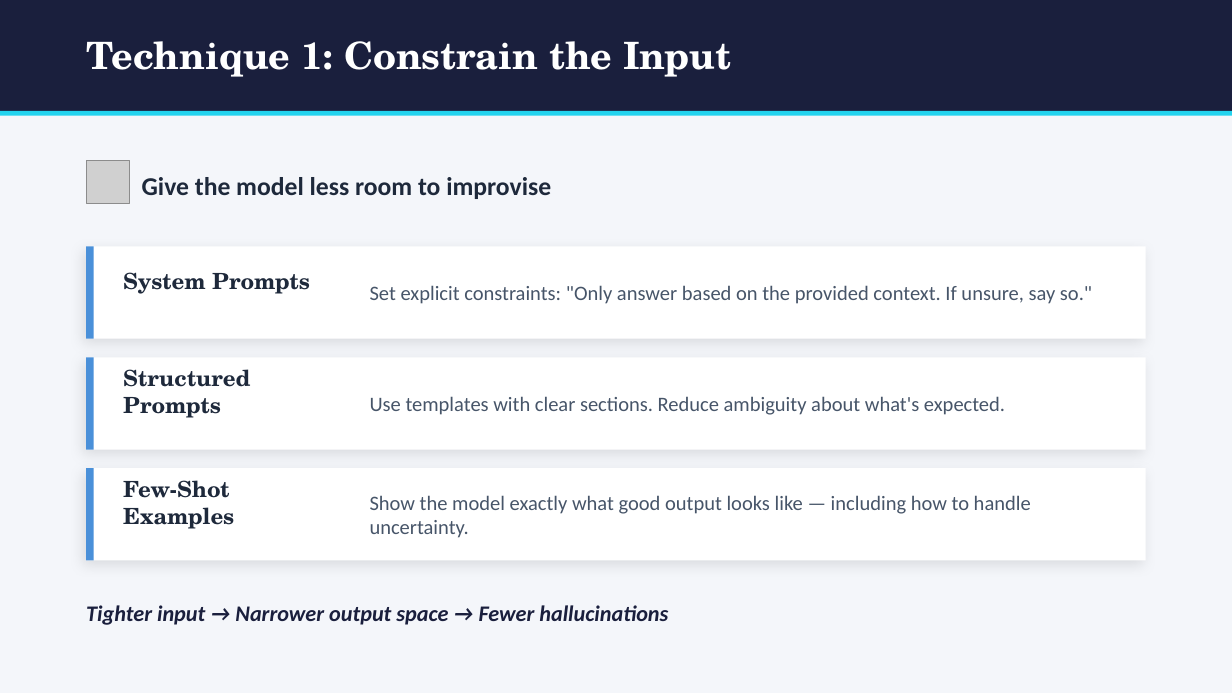
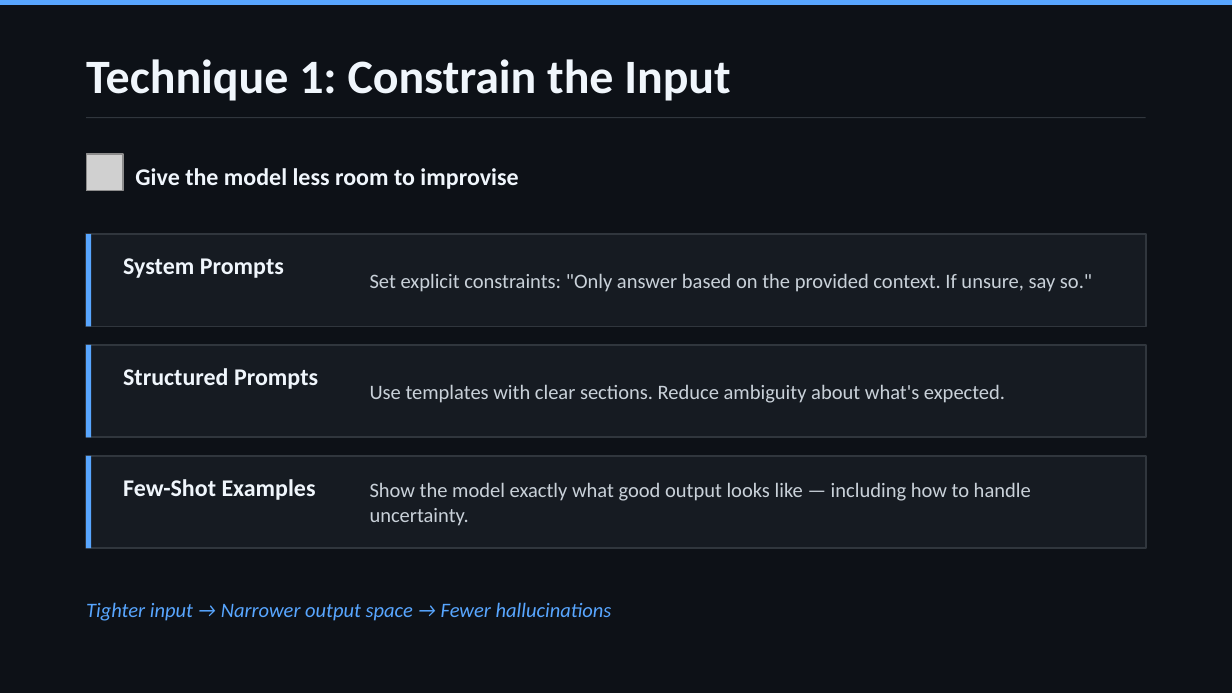
Before and after one commit to SteveHoggNZ/kb, a slide deck: slide 10 of trusting-ai-output.pptx. Drawn at 1232x693 pixels with LibreOffice and Linux fonts; fonts in the diff are those of the drawing; grey boxes stand for pictures. Boxes give left, top, right and bottom in pixels: in the first picture for what was removed or moved away, otherwise in the second. Text is boxed around its words. In the diff, an @@ line names an element or a change of style, - is before the commit and + after.

```diff
--- a/trusting-ai-output.pptx
+++ b/trusting-ai-output.pptx
@@ background #F4F6FA to #0D1117 @@
@@ rectangle: place and size @@
-rectangle at [0,0,1232,111]
+rectangle at [0,0,1232,5]
@@ rectangle at [0,0,1232,5]: fill #1A1F3D to #58A6FF @@
@@ text "Technique 1: Constrain the Input": place and size @@
-text "Technique 1: Constrain the Input" at [86,41,731,77]
+text "Technique 1: Constrain the Input" at [86,59,730,101]
@@ text "Technique 1: Constrain the Input" at [86,59,730,101]: size 22 to 28 pt, font TeX Gyre Schola to Calibri, text colour #FFFFFF to #F0F6FC @@
@@ rectangle: place and size @@
-rectangle at [0,111,1232,116]
+rectangle at [86,117,1146,118]
@@ rectangle at [86,117,1146,118]: fill #22D3EE to #30363D @@
@@ picture: place and size @@
-picture at [86,160,129,203]
+picture at [86,154,123,191]
@@ text "Give the model less room ..." at [135,168,518,189]: size 15 to 14 pt, text colour #1E293B to #F0F6FC @@
@@ text "System Prompts": place and size @@
-text "System Prompts" at [123,272,310,294]
+text "System Prompts" at [123,258,284,278]
@@ text "Set explicit constraints: "Only answer ...": place and size @@
-text "Set explicit constraints: "Only answer ..." at [370,285,1092,304]
+text "Set explicit constraints: "Only answer ..." at [370,273,1092,292]
@@ text "Use templates with clear sections. ...": place and size @@
-text "Use templates with clear sections. ..." at [370,396,1005,415]
+text "Use templates with clear sections. ..." at [370,384,1005,403]
@@ 6 rectangles, 1 text: place and size @@
-6 rectangles, 1 text at [86,246,1146,561]
+6 rectangles, 1 text at [86,234,1146,548]
@@ fill #FFFFFF to #161B22; outline none to #30363D 1 pt; shadow off in 3 elements at [86,234,1146,326], [86,345,1146,437], [86,456,1146,548] @@
@@ fill #4A90D9 to #58A6FF in 3 elements at [86,234,91,326], [86,345,91,437], [86,456,91,548] @@
@@ size 13 to 14 pt, font TeX Gyre Schola to Calibri, text colour #1E293B to #F0F6FC in 3 elements at [123,258,284,278], [123,368,318,389], [123,479,316,500] @@
@@ text colour #475569 to #C9D1D9 in 3 elements at [370,273,1092,292], [370,384,1005,403], [370,482,1031,526] @@
@@ text "Tighter input → Narrower output ..." at [86,602,612,621]: size 13 to 12 pt, text colour #1A1F3D to #58A6FF, bold off @@
```
Also in this commit, not shown: 22 other slides changed.
